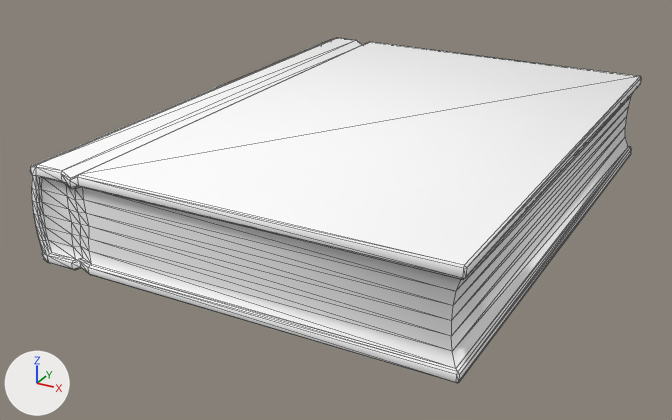
The glTF model assets/models/items/book_closed.glb as it was, and as the next commit left it.
Before and after are seen from a camera (50 mm lens) standing at (0.329, -0.788, 0.321) and looking at (-0.007, -0.178, 0.016). Arrows for +X, +Y and +Z are at lower left; the lights stay in place. The older version comes first. Mesh edges are drawn as thin lines. Where no turn or scale is listed for an object, it has been applied to the vertices. Vertices at exactly the same position are counted once.

The first picture shows 'book'.
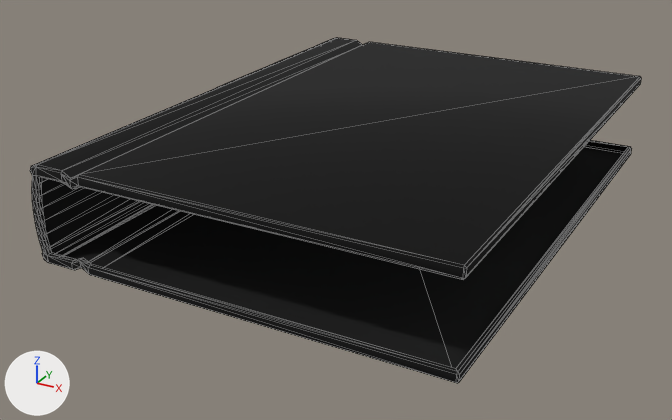
The newer file is also turned or shifted as a whole; pictures and numbers use the older file's frame.

The change, as a list of edits to the scene's bpy script:
```text
Change mat_bookcover:
    mat_bookcover.base_color: (1.0, 1.0, 1.0) -> (0.0, 0.0, 0.0)  # white #ffffff -> black #000000
Change me_book:
    used by ob_book; location = (-0.1056, -0.1105, 0.0547)
    remove me_book.from_pydata(...)  # 380 vertices, 756 faces; spans x -0.045..0.28, y -0.254..0.177, z -0.037..0.038
    add me_book.from_pydata(...)  # 340 vertices, 648 faces; spans x -0.045..0.28, y -0.254..0.177, z -0.037..0.038
    me_book part 1
    40 vertices are removed from x -0.011..0.274, y -0.251..0.174, z -0.02..0.019
    108 faces are deleted
    remove me_book.materials.append(mat_book_side2)  # white #ffffff
```

Where the change shows, as pixel boxes [x1, y1, x2, y2] in the pictures (672 x 420 px):
'book', recoloured, reshaped (white to black)
    both: [30, 38, 641, 383]
part 1 of me_book, deleted
    before: [41, 94, 632, 369]
